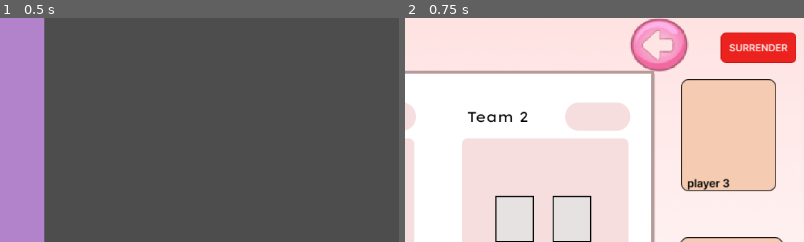
Above: before the commit, frames 1-2 (left to right).
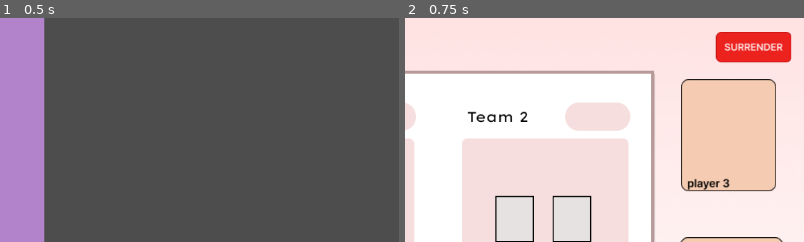
Above: after the commit, the same moments.

Repository: ltlely/ArcadeGames
Game: Godot game, scene res://Scenes/startingScreen.tscn
Same seed, same stepped clock (60 frames per second), same inputs: the game is played once before the commit and once after it.
Inputs:
- Up to frame 1 (0.5 s): no input
- Up to frame 2 (0.75 s): click "Start Game" at 0.5 s
The pictures show only the part of the screen within x 44-94%, y 0-50%; the shares and areas given below are measured in that part.

Frame 1 is identical in both runs. In frame 2, 3.3% of the frame differs, in the area x 56-98%, y 0-25%.

Commit message:
replaced back button with surrender button

Diff:
--- a/Scenes/firstWorld.tscn
+++ b/Scenes/firstWorld.tscn
@@ -1,8 +1,7 @@
-[gd_scene load_steps=21 format=3 uid="uid://bdlsfh84wbxcy"]
+[gd_scene load_steps=20 format=3 uid="uid://bdlsfh84wbxcy"]
 
-[ext_resource type="Script" path="res://Scripts/backButton.gd" id="1_72dte"]
 [ext_resource type="Texture2D" uid="uid://c2ygypvpf8c22" path="res://Assets/pink_background.png" id="1_js0sa"]
-[ext_resource type="Texture2D" uid="uid://cfout8limyrce" path="res://Assets/CuteBackButton.png" id="1_mh7yx"]
+[ext_resource type="Script" path="res://Scenes/texture_button_2.gd" id="2_6y2yj"]
 [ext_resource type="Texture2D" uid="uid://db8svw1plhdy" path="res://Assets/help_icon.png" id="2_aax2d"]
 [ext_resource type="Texture2D" uid="uid://c2417sq2b0pf4" path="res://Assets/player1_box.png" id="5_0ph5j"]
 [ext_resource type="Texture2D" uid="uid://cgkfnwsqljpym" path="res://Assets/player2_box.png" id="6_lgo1j"]
@@ -28,20 +27,28 @@
 scale = Vector2(1.84535, 1.68931)
 texture = ExtResource("1_js0sa")
 
+[node name="TextureButton2" type="TextureButton" parent="PinkBackground"]
+anchors_preset = -1
+anchor_left = -0.000662241
+anchor_top = -0.000798892
+anchor_right = -0.0968161
+anchor_bottom = -0.066762
+offset_left = 207.413
+offset_top = -178.697
+offset_right = 324.413
+offset_bottom = -128.697
+script = ExtResource("2_6y2yj")
+metadata/_edit_use_anchors_ = true
+
+[node name="ButtonDanger" type="Sprite2D" parent="PinkBackground"]
+position = Vector2(233.966, -164.49)
+scale = Vector2(0.541903, 0.591958)
+texture = ExtResource("10_p2bya")
+
 [node name="HelpIcon" type="Sprite2D" parent="PinkBackground"]
 position = Vector2(288.156, -165.082)
 scale = Vector2(0.541902, 0.591956)
 texture = ExtResource("2_aax2d")
-
-[node name="TextureButton" type="TextureButton" parent="PinkBackground"]
-texture_filter = 1
-offset_left = 127.753
-offset_top = -192.312
-offset_right = 191.753
-offset_bottom = -141.312
-texture_normal = ExtResource("1_mh7yx")
-stretch_mode = 0
-script = ExtResource("1_72dte")
 
 [node name="Player1Box" type="Sprite2D" parent="PinkBackground"]
 position = Vector2(-248.868, -84.5757)
@@ -67,10 +74,6 @@
 position = Vector2(544, 308)
 scale = Vector2(0.81738, 0.847349)
 texture = ExtResource("9_tkwg6")
-
-[node name="ButtonDanger" type="Sprite2D" parent="."]
-position = Vector2(1016, 43)
-texture = ExtResource("10_p2bya")
 
 [node name="9Button" type="Sprite2D" parent="."]
 position = Vector2(803, 450)
@@ -112,4 +115,4 @@
 position = Vector2(301, 449)
 texture = ExtResource("20_bucrp")
 
-[connection signal="pressed" from="PinkBackground/TextureButton" to="PinkBackground/TextureButton" method="_on_pressed"]
+[connection signal="pressed" from="PinkBackground/TextureButton2" to="PinkBackground/TextureButton2" method="_on_pressed"]
--- /dev/null
+++ b/Scenes/texture_button_2.gd
@@ -0,0 +1,6 @@
+extends TextureButton
+
+
+
+func _on_pressed() -> void:
+	get_tree().change_scene_to_file("res://Scenes/startingScreen.tscn")
